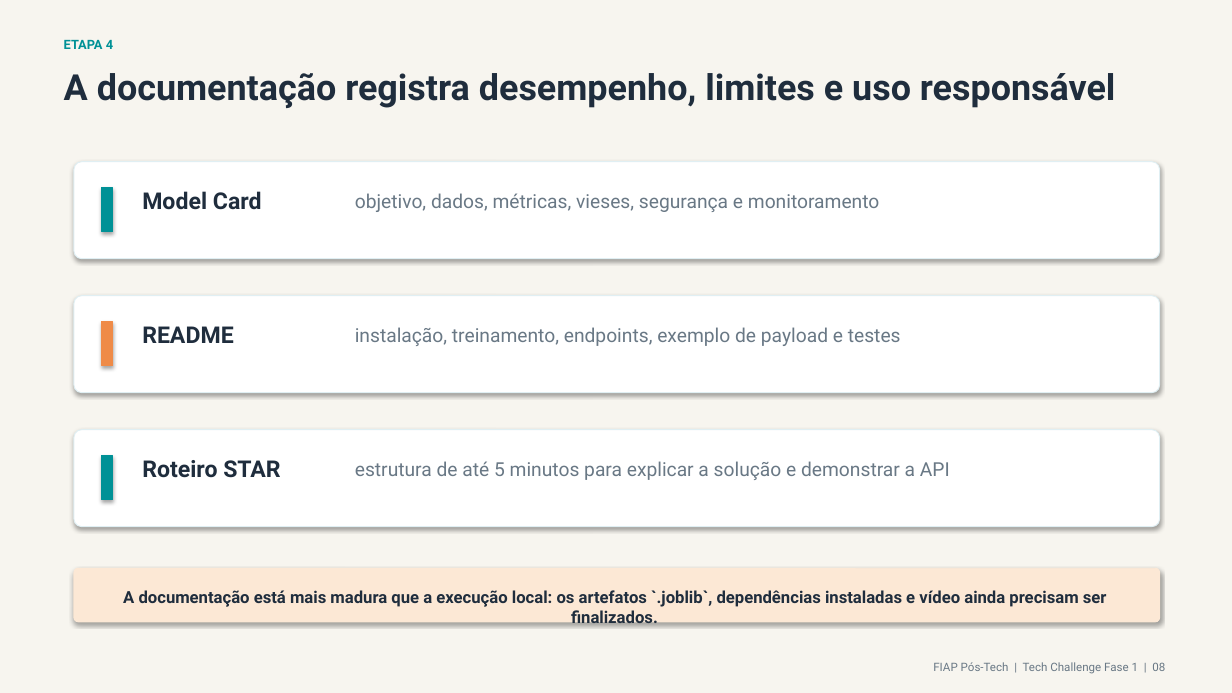
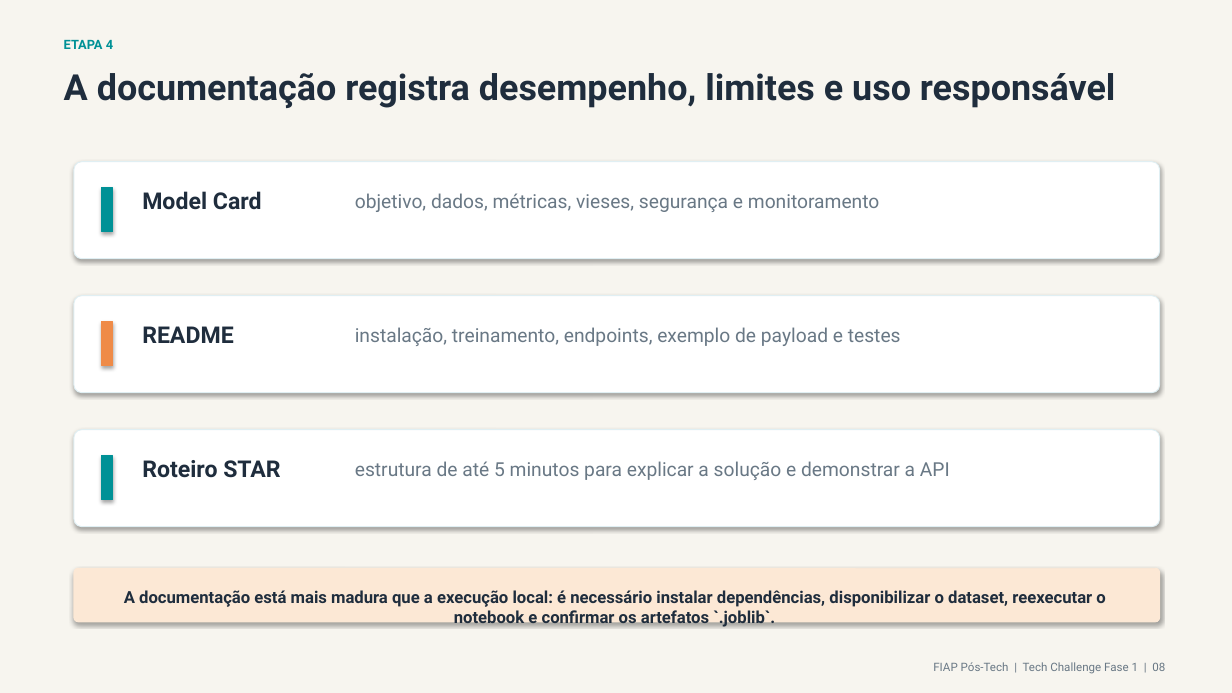
Before and after one commit to SamuelCambui/trabalho-final-fase-1, a slide deck: slide 8 of docs/apresentacao_projeto_churn.pptx. Drawn at 1232x693 pixels with LibreOffice and Linux fonts; fonts in the diff are those of the drawing. Boxes give left, top, right and bottom in pixels: in the first picture for what was removed or moved away, otherwise in the second. Text is boxed around its words. In the diff, an @@ line names an element or a change of style, - is before the commit and + after.

```diff
--- a/docs/apresentacao_projeto_churn.pptx
+++ b/docs/apresentacao_projeto_churn.pptx
@@ text at box(124, 590, 1105, 627): text changed @@
-A documentação está mais madura que a execução local: os artefatos `.joblib`, dependências instaladas e vídeo ainda precisam ser finalizados.
+A documentação está mais madura que a execução local: é necessário instalar dependências, disponibilizar o dataset, reexecutar o notebook e confirmar os artefatos `.joblib`.
```
Also in this commit, not shown: 9 other slides changed, 1 other file.
